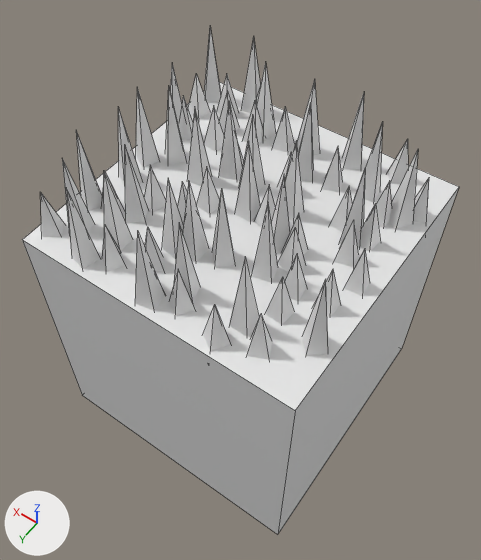
Renders of the Blender file Blender/Tiles.blend from each side of a commit.
Rendered twice from a 50 mm camera at (-1.69, 2.44, 3.09) aimed at (0.04, 0.02, -0.71). Lighting does not change. The marker at lower left points along +X, +Y and +Z. Mesh edges are drawn as thin lines.

Names of what the first picture shows: 'GrassOrnament', 'Tile'.
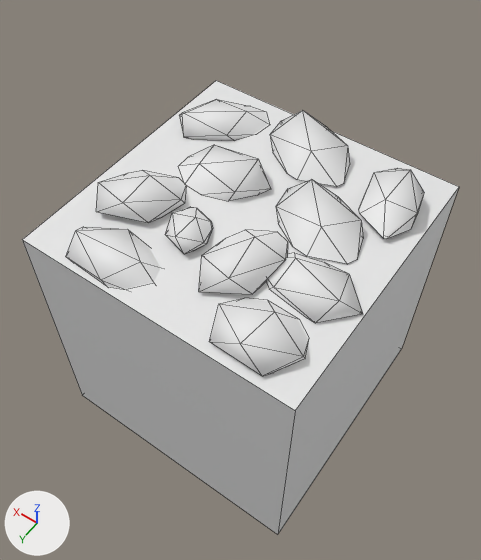
The change, as a list of edits to the scene's bpy script:
```text
Change me_stoneornament_001:
    used by ob_stoneornament; location = (0.0, 0.0, 0.0)
    remove me_stoneornament_001.from_pydata(...)  # 239 vertices, 227 faces; spans x -0.99..0.96, y -1.0..0.97, z -0.06..0.12
    add me_stoneornament_001.from_pydata(...)  # 203 vertices, 185 faces; spans x -0.99..0.96, y -0.94..0.97, z -0.01..0.2
    me_stoneornament_001 part 1: the loose piece of 16 vertices spanning x -0.99..-0.32, y 0.07..0.49, z -0.05..0.05 is scaled about its middle by (1, 1, 1.51), then moved by (0.0, 0.0, 0.06)
    me_stoneornament_001 part 2: the loose piece of 16 vertices spanning x -0.09..0.57, y -0.52..-0.06, z -0.03..0.07 is scaled about its middle by (1, 1, 1.51), then moved by (0.06, 0.11, 0.06)
    me_stoneornament_001 part 3: the loose piece of 18 vertices spanning x -0.44..0.0, y 0.03..0.7, z -0.04..0.06 is scaled about its middle by (1, 1, 1.51), then moved by (0.0, 0.0, 0.06)
    me_stoneornament_001 part 4: the loose piece of 22 vertices spanning x 0.1..0.76, y 0.58..0.97, z -0.06..0.04 is scaled about its middle by (1, 1, 1.51), then moved by (0.0, 0.0, 0.07)
    me_stoneornament_001 part 5: the loose piece of 16 vertices spanning x -0.77..-0.12, y -0.41..0.1, z -0.02..0.09 is scaled about its middle by (1, 1, 1.51), then moved by (0.0, 0.0, 0.06)
    me_stoneornament_001 part 6: the loose piece of 22 vertices spanning x -0.88..-0.3, y 0.5..0.95, z -0.05..0.06 is scaled about its middle by (1, 1, 1.51), then moved by (0.0, 0.0, 0.07)
    me_stoneornament_001 part 7: the loose piece of 18 vertices spanning x 0.38..0.96, y -1.0..-0.4, z -0.05..0.05 is scaled about its middle by (1, 1, 1.51), then moved by (-0.01, 0.08, 0.06)
    me_stoneornament_001 part 8: the loose piece of 16 vertices spanning x -0.37..0.29, y -0.94..-0.42, z -0.02..0.1 is scaled about its middle by (1, 1, 1.51), then moved by (0.0, 0.0, 0.06)
    me_stoneornament_001 part 9: the loose piece of 19 vertices spanning x 0.32..0.88, y 0.05..0.56, z -0.03..0.08 is rebuilt with 19 vertices and now spans x 0.35..0.91, y 0.01..0.59, z 0.0..0.17
    me_stoneornament_001 part 10: the loose piece of 18 vertices spanning x -0.95..-0.29, y -0.81..-0.28, z -0.01..0.12 is rebuilt with 18 vertices and now spans x -0.92..-0.52, y -0.82..-0.28, z 0.03..0.2
    me_stoneornament_001 part 11: a new loose piece of 22 vertices spanning x 0.03..0.35, y 0.17..0.54, z 0.02..0.12, in mat_material (white #e7e7e7)
Change ob_stoneornament:
    remove ob_stoneornament.hide_set(True)
Remove ob_grassornament:
    ob_grassornament = bpy.data.objects.new('GrassOrnament', me_stoneornament_002)
    ob_grassornament.location = (0.0, 0.0, 0.0)
```

Where the change shows, as pixel boxes [x1, y1, x2, y2] in the pictures (481 x 560 px; the box of a moved part takes in the faces that stretch with it):
'GrassOrnament', deleted: before [40, 28, 429, 360]
'StoneOrnament', shown: after [66, 99, 424, 376]
part 1 of me_stoneornament_001, moved or reshaped (not visible before): after [267, 253, 363, 323]
part 2 of me_stoneornament_001, moved or reshaped (not visible before): after [178, 145, 271, 201]
part 3 of me_stoneornament_001, moved or reshaped (not visible before): after [199, 230, 288, 294]
part 4 of me_stoneornament_001, moved or reshaped (not visible before): after [66, 227, 161, 289]
part 5 of me_stoneornament_001, moved or reshaped (not visible before): after [276, 179, 363, 264]
part 6 of me_stoneornament_001, moved or reshaped (not visible before): after [209, 298, 309, 376]
part 7 of me_stoneornament_001, moved or reshaped (not visible before): after [179, 99, 269, 140]
part 8 of me_stoneornament_001, moved or reshaped (not visible before): after [270, 110, 350, 187]
part 9 of me_stoneornament_001, rebuilt (not visible before): after [96, 170, 186, 223]
part 10 of me_stoneornament_001, rebuilt (not visible before): after [359, 168, 424, 239]
part 11 of me_stoneornament_001, added: after [165, 207, 213, 254]
